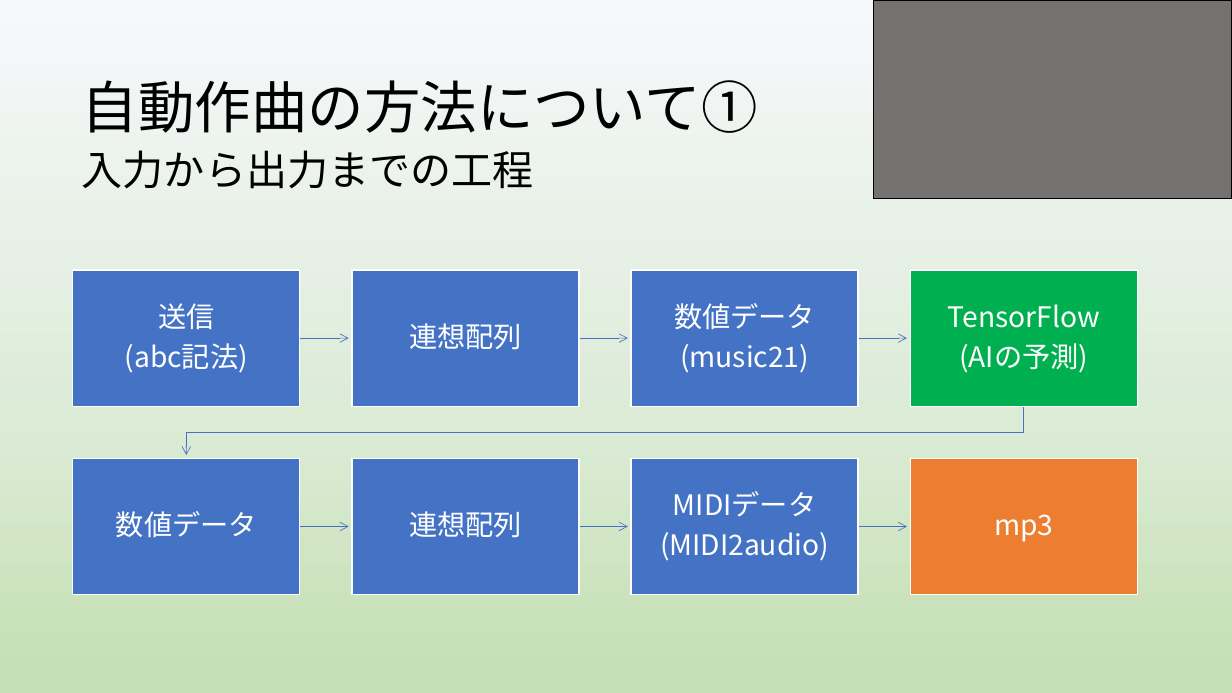
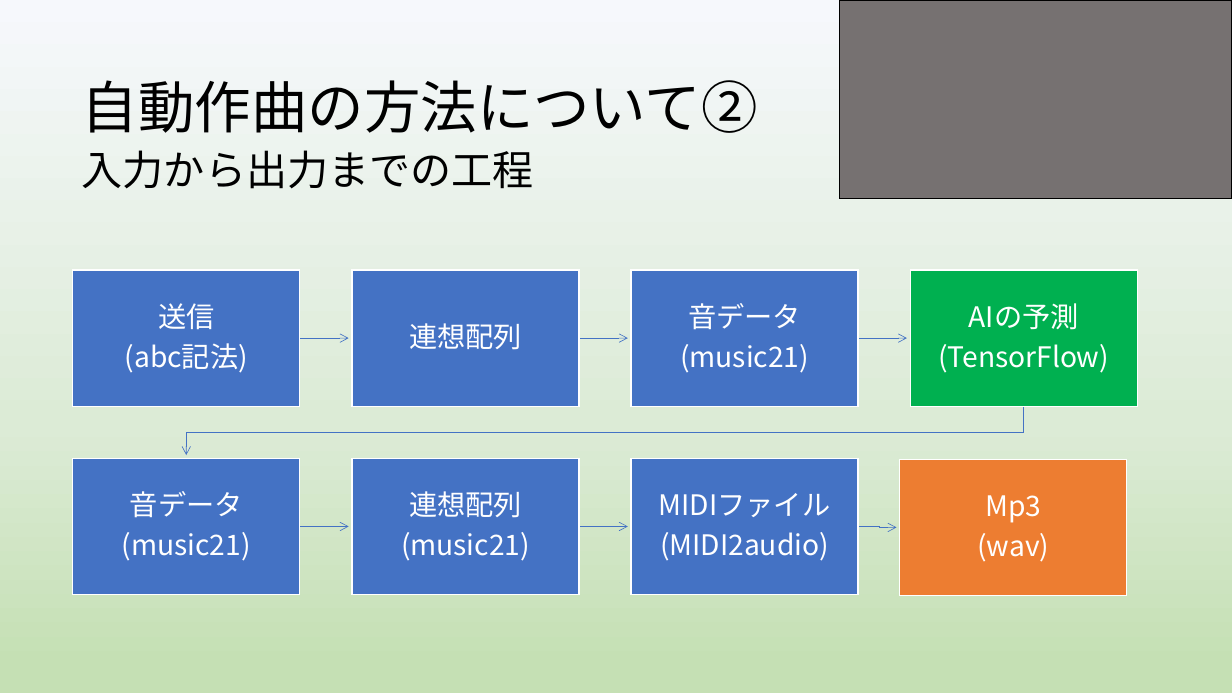
Before and after one commit to yoshitake266/bitComposer_prj, a slide deck: slide 8 of presentation/graduation/bit Composer3 .pptx (slide 6 before the commit). Drawn at 1232x693 pixels with LibreOffice and Linux fonts; fonts in the diff are those of the drawing. Boxes give left, top, right and bottom in pixels: in the first picture for what was removed or moved away, otherwise in the second. Text is boxed around its words. In the diff, an @@ line names an element or a change of style, - is before the commit and + after.

```diff
--- a/presentation/graduation/bit Composer3 .pptx
+++ b/presentation/graduation/bit Composer3 .pptx
@@ rectangle resized from (x1=873, y1=0, x2=1232, y2=199) to (x1=839, y1=0, x2=1232, y2=199) @@
@@ title at (x1=82, y1=80, x2=758, y2=133): text changed @@
-自動作曲の方法について①
+自動作曲の方法について②
@@ text at (x1=688, y1=303, x2=801, y2=330): text changed @@
-数値データ
+音データ
@@ text at (x1=938, y1=303, x2=1109, y2=373): text changed @@
-TensorFlow
-(AIの予測)
+AIの予測
+(TensorFlow)
@@ rectangle moved from (x1=910, y1=458, x2=1138, y2=594) to (x1=900, y1=459, x2=1128, y2=595) @@
@@ text at (x1=122, y1=491, x2=251, y2=561): text changed @@
-数値データ
+音データ
+(music21)
@@ text at (x1=659, y1=493, x2=831, y2=517): text changed @@
-MIDIデータ
+MIDIファイル
@@ text at (x1=977, y1=495, x2=1049, y2=562): text changed @@
-mp3
+Mp3
+(wav)
@@ text at (x1=401, y1=532, x2=530, y2=561): paragraph added @@
+(music21)
@@ freeform shape resized from (x1=858, y1=522, x2=907, y2=531) to (x1=858, y1=522, x2=897, y2=531) @@
```
Also in this commit, not shown: 10 other slides changed, 2 slides added, 1 slide removed.
